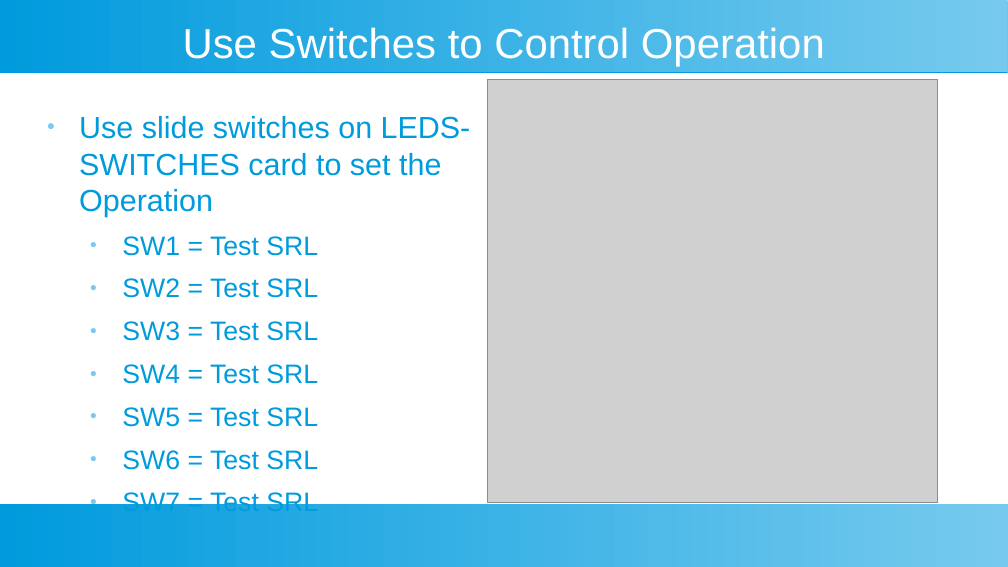
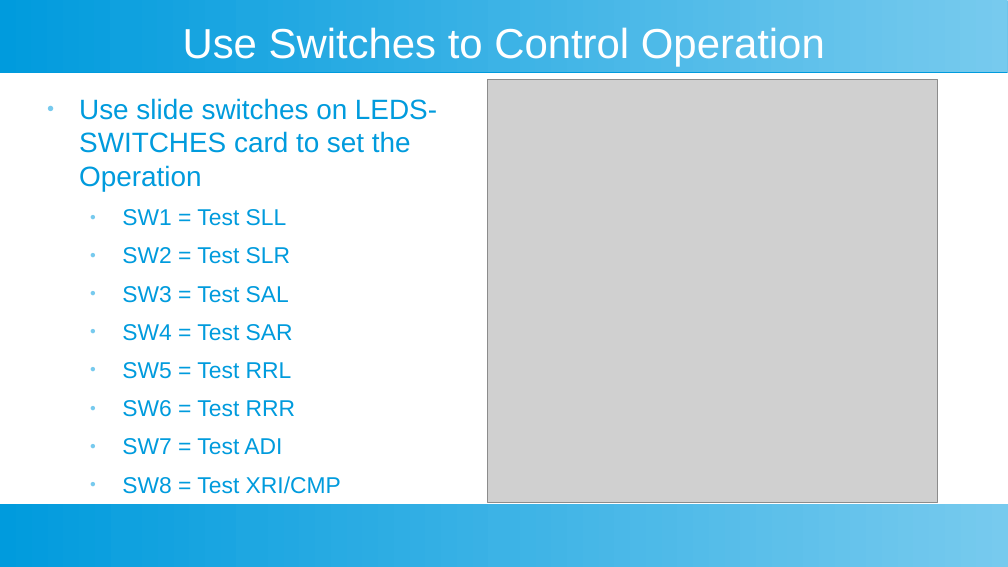
Before and after one commit to douggilliland/Design_A_CPU, a slide deck: slide 9 of Docs/DIY-FPGA-Computer-09_Shifting_Rotating.odp. Drawn at 1008x567 pixels with LibreOffice and Linux fonts; fonts in the diff are those of the drawing; grey boxes stand for pictures. Boxes give left, top, right and bottom in pixels: in the first picture for what was removed or moved away, otherwise in the second. Text is boxed around its words. In the diff, an @@ line names an element or a change of style, - is before the commit and + after.

```diff
--- a/Docs/DIY-FPGA-Computer-09_Shifting_Rotating.odp
+++ b/Docs/DIY-FPGA-Computer-09_Shifting_Rotating.odp
@@ text "Use slide switches on LEDS-SWITCHES ...": place and size @@
-text "Use slide switches on LEDS-SWITCHES ..." at [79,116,471,470]
+text "Use slide switches on LEDS-SWITCHES ..." at [79,98,437,494]
@@ text at [79,98,437,191]: size 24 to 22 pt in "Use slide switches on LEDS-SWITCHES card to ..." @@
@@ text at [122,209,341,494]: text changed; size 21 to 18 pt @@
-  ● SW1 = Test SRL
-  ● SW2 = Test SRL
-  ● SW3 = Test SRL
-  ● SW4 = Test SRL
-  ● SW5 = Test SRL
-  ● SW6 = Test SRL
-  ● SW7 = Test SRL
+  ● SW1 = Test SLL
+  ● SW2 = Test SLR
+  ● SW3 = Test SAL
+  ● SW4 = Test SAR
+  ● SW5 = Test RRL
+  ● SW6 = Test RRR
+  ● SW7 = Test ADI
+  ● SW8 = Test XRI/CMP
```
Also in this commit, not shown: 4 other slides changed, 14 slides added, 25 other files.
